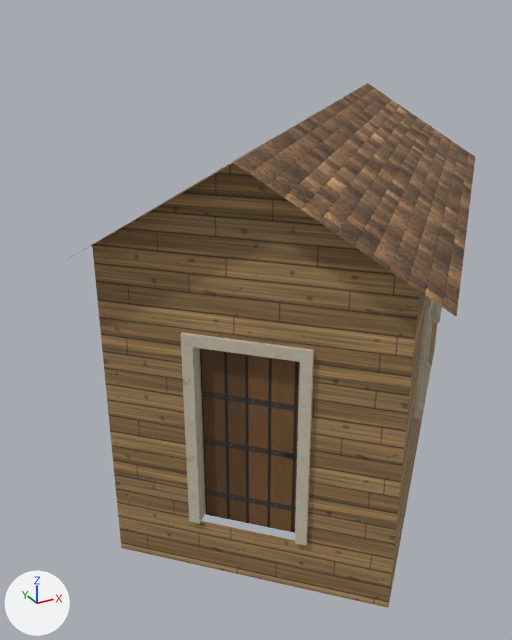
The glTF model world/bridgehollow__dyers_walk_local/export/models/buildings/bld_house_082.glb: old version first, new version second.
Camera for both pictures: a 50 mm camera at (-5.17, -7.63, 5.78) aimed at (-0.93, 0.08, 1.93). The lights are fixed; the arrows at lower left show +X, +Y and +Z. The first picture is the older version. Vertices at exactly the same position are counted once.

Before the edit, the objects in view are built like this:
```python
me_bld_house_082 = bpy.data.meshes.new('bld_house_082')
me_bld_house_082.from_pydata(...)  # 314 vertices, 414 faces; spans x -3.39..3.41, y -3.36..3.38, z 0.0..3.69
# faces by material slot: [8, 46, 74, 286]
me_bld_house_082.materials.append(mat_mat_glass)  # pale blue #d5e7ee
me_bld_house_082.materials.append(mat_mat_plank)
me_bld_house_082.materials.append(mat_mat_plaster)
me_bld_house_082.materials.append(mat_mat_trim)
me_bld_house_082_door1 = bpy.data.meshes.new('bld_house_082_door1')
me_bld_house_082_door1.from_pydata(...)  # 16 vertices, 14 faces; spans x -0.02..0.73, y -0.75..0.02, z 0.0..2.09
me_bld_house_082_door1.materials.append(mat_mat_door_wood)
me_bld_house_082_roof = bpy.data.meshes.new('bld_house_082_roof')
me_bld_house_082_roof.from_pydata(...)  # 88 vertices, 94 faces; spans x -3.84..3.84, y -3.81..3.81, z 3.32..4.63
# faces by material slot: [8, 80, 2, 4]
me_bld_house_082_roof.materials.append(mat_mat_ceiling)  # pale yellow #e0d7c5
me_bld_house_082_roof.materials.append(mat_mat_joist)  # beige #a18a70
me_bld_house_082_roof.materials.append(mat_mat_plank)
me_bld_house_082_roof.materials.append(mat_mat_shingle)
ob_bld_house_082 = bpy.data.objects.new('bld_house_082', me_bld_house_082)
ob_bld_house_082.location = (0.0, 0.0, 0.0)
ob_bld_house_082_door1 = bpy.data.objects.new('bld_house_082_door1', me_bld_house_082_door1)
ob_bld_house_082_door1.location = (-2.58, -1.8, 0.66)
ob_bld_house_082_roof = bpy.data.objects.new('bld_house_082_roof', me_bld_house_082_roof)
ob_bld_house_082_roof.location = (0.0, 0.0, 0.0)
```
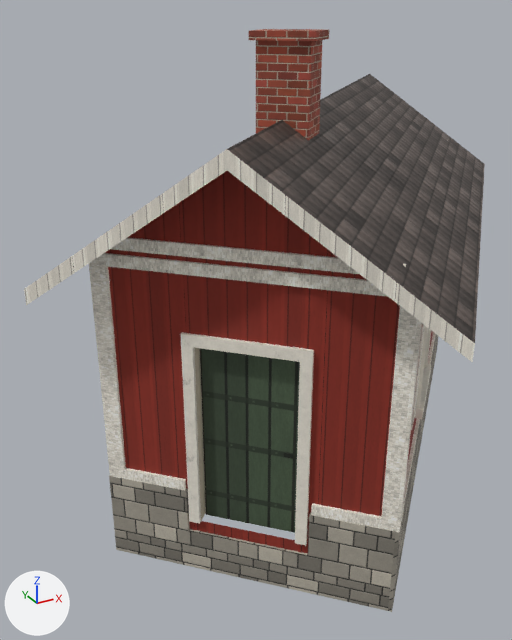
Boxes [x1, y1, x2, y2] around the edits, measured in the pictures (512 x 640 px):
'bld_house_082', reshaped: before [92, 246, 442, 608]; after [89, 249, 438, 612]
'bld_house_082_roof', reshaped (10% wider, 42% taller): before [56, 83, 475, 317]; after [24, 29, 485, 362]
'bld_house_082_door1', recoloured: [200, 348, 300, 533] in both
part 1 of me_bld_house_082, added: after [89, 253, 438, 612]
part 2 of me_bld_house_082, recoloured: before [92, 246, 437, 608]; after [105, 249, 432, 554]
part 3 of me_bld_house_082, recoloured: before [181, 298, 442, 546]; after [181, 326, 431, 546]
part 4 of me_bld_house_082_roof, rebuilt (10% wider, 23% taller): before [56, 83, 475, 317]; after [24, 74, 485, 362]
part 5 of me_bld_house_082_roof, built on: after [111, 29, 406, 274]
part 6 of me_bld_house_082_roof, recoloured (darker): before [91, 163, 398, 277]; after [128, 171, 337, 257]

The change, as a list of edits to the scene's bpy script:
```text
Add mat_mat_s_tint_door_wood_3c4a38:
    mat_mat_s_tint_door_wood_3c4a38 = bpy.data.materials.new('mat_s_tint_door_wood_3c4a38')
    # uses the picture img_mat_s_tint_door_wood_3c4a38
    # uses the picture img_mat_s_tint_door_wood_3c4a38_n
Add mat_mat_s_board_8e2f22:
    mat_mat_s_board_8e2f22 = bpy.data.materials.new('mat_s_board_8e2f22')
    # uses the picture img_mat_s_board_8e2f22
    # uses the picture img_mat_s_board_8e2f22_n
Add mat_mat_s_tint_red_tile_4a403b:
    mat_mat_s_tint_red_tile_4a403b = bpy.data.materials.new('mat_s_tint_red_tile_4a403b')
    # uses the picture img_mat_s_tint_red_tile_4a403b
    # uses the picture img_mat_s_tint_red_tile_4a403b_mr
    # uses the picture img_mat_s_tint_red_tile_4a403b_n
Add mat_mat_s_board_efe9dc:
    mat_mat_s_board_efe9dc = bpy.data.materials.new('mat_s_board_efe9dc')
    # uses the picture img_mat_s_board_efe9dc
    # uses the picture img_mat_s_board_efe9dc_n
Add mat_mat_s_brick_9a4a38:
    mat_mat_s_brick_9a4a38 = bpy.data.materials.new('mat_s_brick_9a4a38')
    # uses the picture img_mat_s_brick_9a4a38
    # uses the picture img_mat_s_brick_9a4a38_n
Add mat_mat_s_beam_efe9dc:
    mat_mat_s_beam_efe9dc = bpy.data.materials.new('mat_s_beam_efe9dc')
    # uses the picture img_mat_s_beam_efe9dc
    # uses the picture img_mat_s_beam_efe9dc_n
Add mat_mat_s_tint_trim_efe9dc:
    mat_mat_s_tint_trim_efe9dc = bpy.data.materials.new('mat_s_tint_trim_efe9dc')
    # uses the picture img_mat_s_tint_trim_efe9dc
    # uses the picture img_mat_s_tint_trim_efe9dc_n
Add mat_mat_s_tint_wall_stone_8d887d:
    mat_mat_s_tint_wall_stone_8d887d = bpy.data.materials.new('mat_s_tint_wall_stone_8d887d')
    # uses the picture img_mat_s_tint_wall_stone_8d887d
    # uses the picture img_mat_s_tint_wall_stone_8d887d_n
Change me_bld_house_082:
    remove me_bld_house_082.from_pydata(...)  # 314 vertices, 414 faces; spans x -3.39..3.41, y -3.36..3.38, z 0.0..3.69
    add me_bld_house_082.from_pydata(...)  # 510 vertices, 700 faces; spans x -3.45..3.47, y -3.42..3.44, z 0.0..3.69
    me_bld_house_082 part 1: 196 vertices added at x -3.45..3.47, y -3.42..3.44, z 0.0..3.69
    me_bld_house_082 part 2: 27 faces spanning x -3.39..3.41, y -3.36..3.38, z 0.0..3.69 switch from mat_mat_plank to mat_mat_s_board_8e2f22
    me_bld_house_082 part 3: 149 faces spanning x -2.8..2.56, y -2.75..2.56, z 0.64..2.9 switch from mat_mat_trim to mat_mat_s_tint_trim_efe9dc
    other edits to the shape of me_bld_house_082 do not show in these pictures
    add me_bld_house_082.materials.append(mat_mat_s_beam_efe9dc)
    add me_bld_house_082.materials.append(mat_mat_s_board_efe9dc)
    add me_bld_house_082.materials.append(mat_mat_s_tint_wall_stone_8d887d)
Change me_bld_house_082_roof:
    remove me_bld_house_082_roof.from_pydata(...)  # 88 vertices, 94 faces; spans x -3.84..3.84, y -3.81..3.81, z 3.32..4.63
    add me_bld_house_082_roof.from_pydata(...)  # 126 vertices, 140 faces; spans x -4.07..4.07, y -4.04..4.04, z 3.2..5.59
    me_bld_house_082_roof part 4: the loose piece of 6 vertices spanning x -3.84..3.84, y -3.81..3.81, z 3.51..4.63 is rebuilt with 12 vertices and now spans x -4.07..4.07, y -4.04..4.04, z 3.2..4.77
    me_bld_house_082_roof part 5
    2 vertices move from x -2.31..2.31, y -2.25..2.25, z 4.63 to x -2.31..2.31, y -2.25..2.25, z 4.77
    24 vertices are added at x -3.33..3.33, y -3.29..3.29, z 3.69..5.59
    8 new vertices lie (0.0, 0.0, 0.12) away from vertices in x -3.33..3.33, y -3.29..3.29, z 3.69
    16 new faces join them, mat_mat_s_beam_efe9dc
    22 new faces join them, mat_mat_s_brick_9a4a38
    me_bld_house_082_roof part 6: 2 faces spanning x -3.41..3.41, y -3.38..3.38, z 3.69..4.77 switch from mat_mat_plank to mat_mat_s_board_8e2f22
    remove me_bld_house_082_roof.materials.append(mat_mat_shingle)
    add me_bld_house_082_roof.materials.append(mat_mat_s_beam_efe9dc)
    add me_bld_house_082_roof.materials.append(mat_mat_s_board_efe9dc)
    add me_bld_house_082_roof.materials.append(mat_mat_s_brick_9a4a38)
    add me_bld_house_082_roof.materials.append(mat_mat_s_tint_red_tile_4a403b)
Change me_bld_house_082_door1:
    where me_bld_house_082_door1.from_pydata(...)  # 16 vertices, 14 faces; spans x -0.02..0.73, y -0.75..0.02, z 0.0..2.09
    remove me_bld_house_082_door1.materials.append(mat_mat_door_wood)
    add me_bld_house_082_door1.materials.append(mat_mat_s_tint_door_wood_3c4a38)
```
